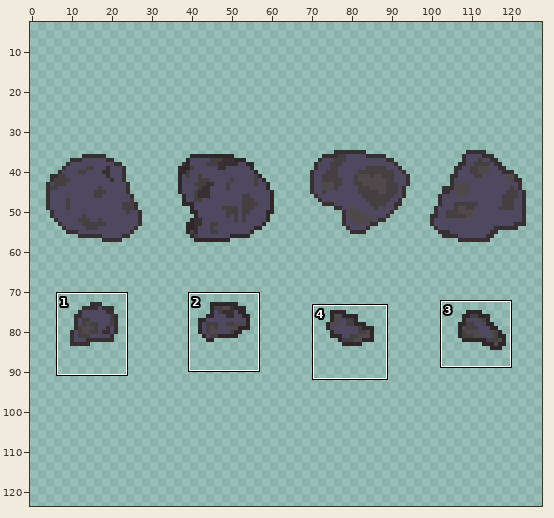
Sprite sheet: Assets/Sprites/Asteroids.png. Above, an overview of the earlier version with the close-up marked.
Close-up. First the earlier version:
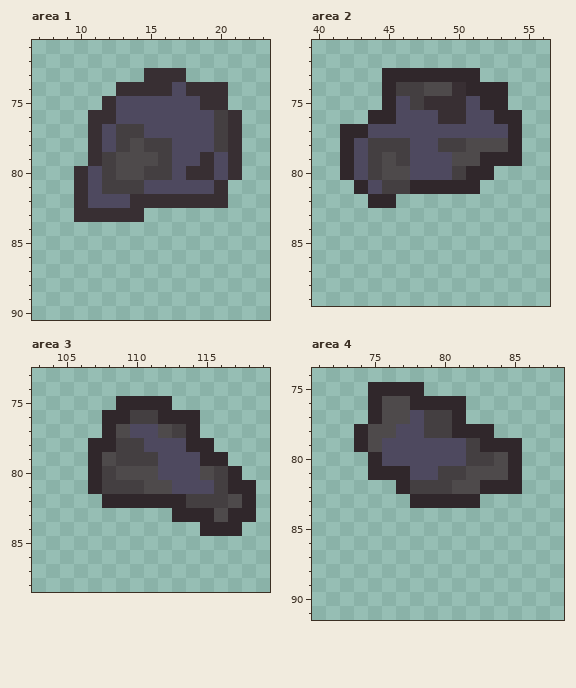
The file is 128x64 pixels. Shown: area 1: x 7..23, y 71..90; area 2: x 40..56, y 71..89; area 3: x 103..119, y 73..88; area 4: x 71..88, y 74..91. The old version is drawn lined up with the new one, on the new canvas. The wide view leaves out empty margins. The commit also changed other parts of the picture, which this record leaves out.
Once edited:
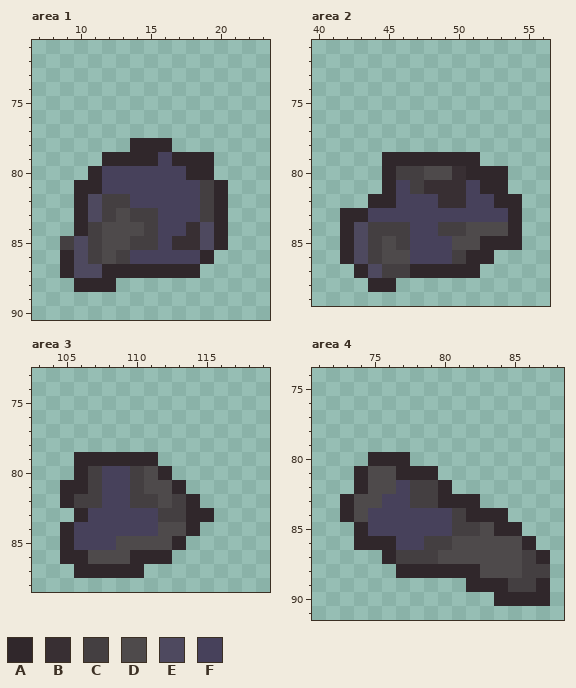
Palette (. is transparent): A #30272b  B #382f33  C #443f41  D #4e4a4b  E #4e495f  F #47415b
Edits made:
canvas 128x64 -> 128x128, the old top-left corner now at 0,31
Area 1:
y 73: x 15..17 BBB -> ...
y 74: x 13..20 BBBBEBBB -> ........
y 75: x 12..20 BEEEEEEBB -> .........
y 76: x 11..21 BBEEEEEEECB -> ...........
y 77: x 11..21 BECCEEEEECB -> ...........
y 78: x 11..21 BECDCCEEECB -> ...AAA.....
y 79: x 11..21 BCDDDCEEBEB -> .AAAAFAAA..
y 80: x 10..21 BECDDCCEBBEB -> .AFFFFFFAA..
y 81: x 10..20 BECCCEEEEEB -> AAFFFFFFFCA
y 82: x 10 B -> A; x 12..20 EEBBBBBBB -> CCFFFFFCA
y 83: x 10..20 BBBBB...... -> AECDCCFFFCA
y 84: x 10..20 ........... -> ACDDDCFFBEA
y 85: x 9..20 ............ -> CECDDCCFBBEA
y 86: x 9..19 ........... -> AECDCFFFFFA
y 87: x 9..18 .......... -> AEEAAAAAAA
y 88: x 10..12 ... -> AAA
Area 2:
y 73: x 45..51 AAAAAAA -> .......
y 74: x 45..53 ACCDDBAAA -> .........
y 75: x 45..53 AECBBBEAA -> .........
y 76: x 44..54 AAEEEBBEEAA -> ...........
y 77: x 42..54 AAEEEEEEEEEEA -> .............
y 78: x 42..54 AECCCEECCDDDA -> .............
y 79: x 42..54 AECDCEEEDDAAA -> ...AAAAAAA...
y 80: x 42..50 AECDDEEEC -> ...ACCDDB; x 53 . -> A
y 81: x 43..53 AECCAAAAA.. -> ..AFCBBBFAA
y 82: x 46..54 ......... -> FFFBBFFAA
y 83: x 42..54 ............. -> AAFFFFFFFFFFA
y 84: x 42..54 ............. -> AECCCFFCCDDDA
y 85: x 42..54 ............. -> AECDCFFFDDAAA
y 86: x 42..52 ........... -> AECDDFFFCAA
y 87: x 43..51 ......... -> AECCAAAAA
y 88: x 44..45 .. -> AA
Area 3:
y 75: x 109..112 AAAA -> ....
y 76: x 108..114 AACCAAA -> .......
y 77: x 108..114 ADEEDCA -> .......
y 78: x 107..115 AACCEEEAA -> .........
y 79: x 106 . -> A; x 108..116 DCCCEEEAA -> AAAA.....
y 80: x 106..110 .ACDD -> ACFFC; x 112..117 EEEDCA -> A.....
y 81: x 105..109 ..ACC -> AACFF; x 113..118 EEECAA -> A.....
y 82: x 105..118 ...AAAAAACCCDA -> ACCFFCCDCA....
y 83: x 106..113 .......A -> AFFFFFCC; x 116..118 DAA -> ...
y 84: x 105..117 ..........AAA -> AFFFFFFDDA...
y 85: x 105..113 ......... -> AFFFDDDDA
y 86: x 105..112 ........ -> AADDDAAA
y 87: x 106..110 ..... -> AAAAA
Area 4:
y 75: x 75..78 AAAA -> ....
y 76: x 75..81 ADDAAAA -> .......
y 77: x 75..81 ADDECCA -> .......
y 78: x 74..83 ADDEECCAAA -> ..........
y 79: x 74..85 ADEEEEEECAAA -> ............
y 80: x 76..85 EEEEEECCDA -> AA........
y 81: x 74..76 .AA -> ADD; x 78..85 EECCDDDA -> AA......
y 82: x 74..77 ...A -> ADDF; x 80..85 CDDAAA -> A.....
y 83: x 73..79 .....AA -> ADDFFCC
y 84: x 73..84 ............ -> ADFFFFFFCAAA
y 85: x 74..85 ............ -> AFFFFFFCCDAA
y 86: x 74..86 ............. -> AAAFFCCDDDDDA
y 87: x 76..87 ............ -> ACCCDDDDDDCA
y 88: x 77..87 ........... -> AAAAAADDDCC
y 89: x 82..87 ...... -> AAACCA
y 90: x 84..87 .... -> AAAA
Pixel boxes of the changes (left, top, right, bottom) in both close-ups:
changed: (60, 68, 242, 292)
changed: (340, 68, 522, 292)
changed: (60, 396, 256, 578)
changed: (340, 382, 550, 606)
